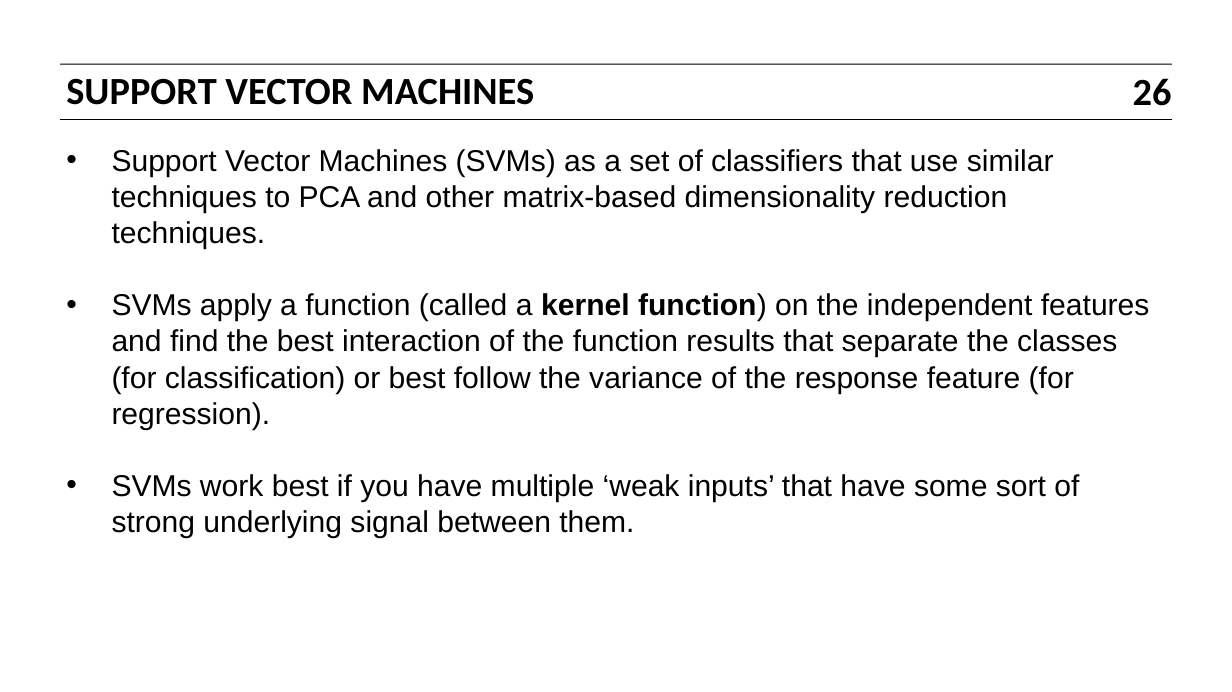
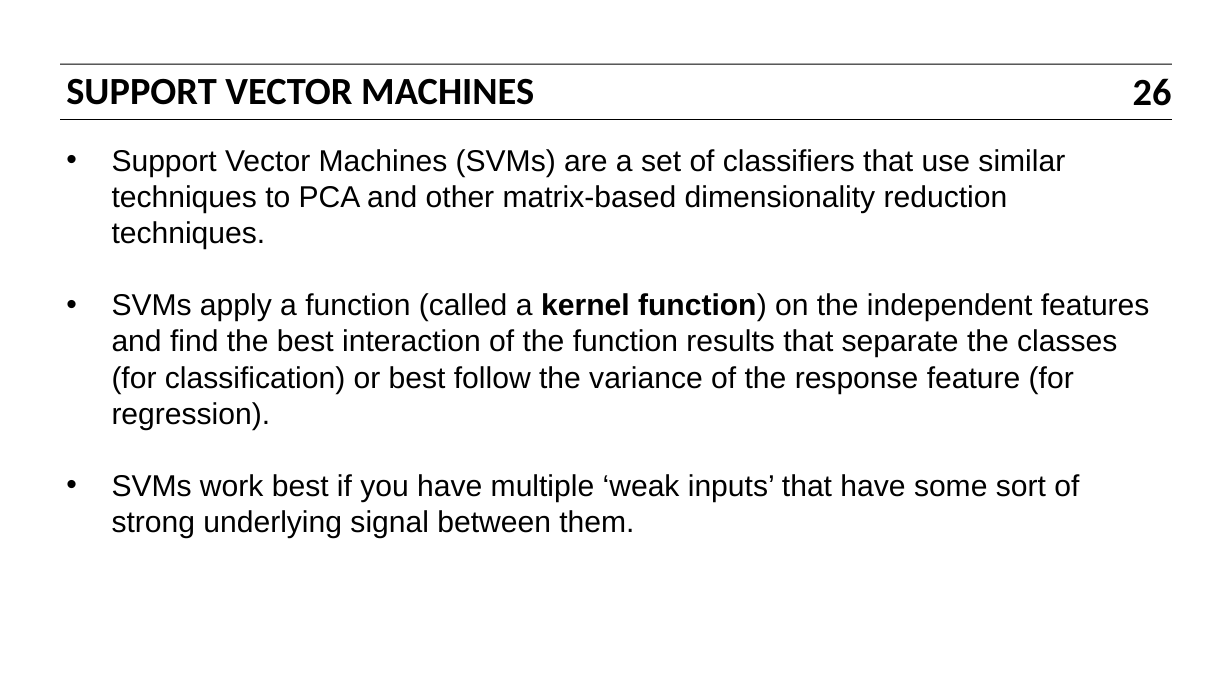
Before and after one commit to bbalin12/DAT5_BOS, a slide deck: slide 26 of slides/11_dimensionality_reduction_and_clustering.pptx. Drawn at 1232x692 pixels with LibreOffice and Linux fonts; fonts in the diff are those of the drawing. Boxes give left, top, right and bottom in pixels: in the first picture for what was removed or moved away, otherwise in the second. Text is boxed around its words. In the diff, an @@ line names an element or a change of style, - is before the commit and + after.

```diff
--- a/slides/11_dimensionality_reduction_and_clustering.pptx
+++ b/slides/11_dimensionality_reduction_and_clustering.pptx
@@ text at box(112, 149, 1065, 249): text changed @@
-• Support Vector Machines (SVMs) as a set of classifiers that use similar techniques to PCA and other matrix-based dimensionality reduction techniques.
+• Support Vector Machines (SVMs) are a set of classifiers that use similar techniques to PCA and other matrix-based dimensionality reduction techniques.
```
Also in this commit, not shown: 4 other slides changed, 3 other files.
